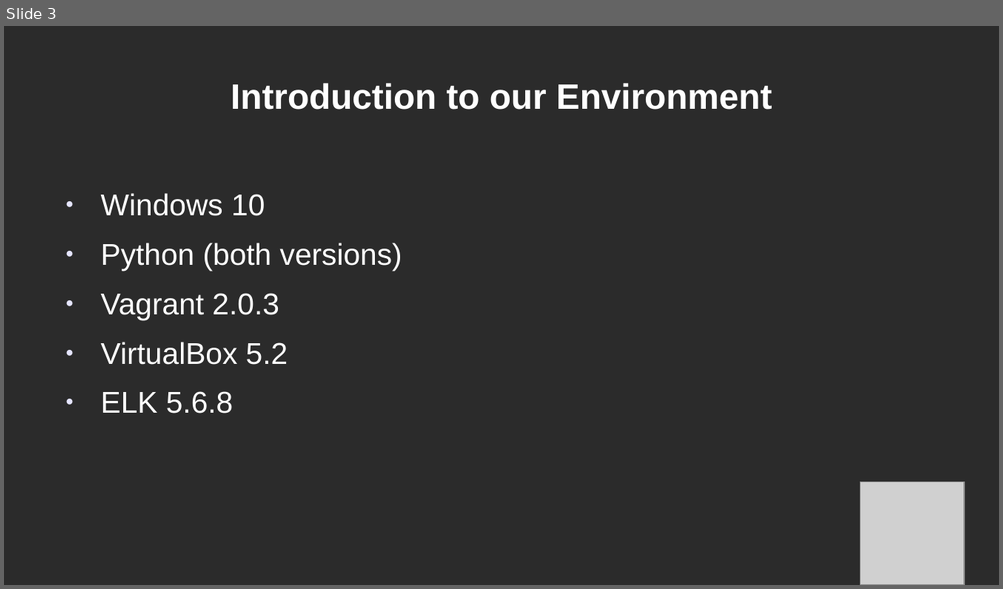
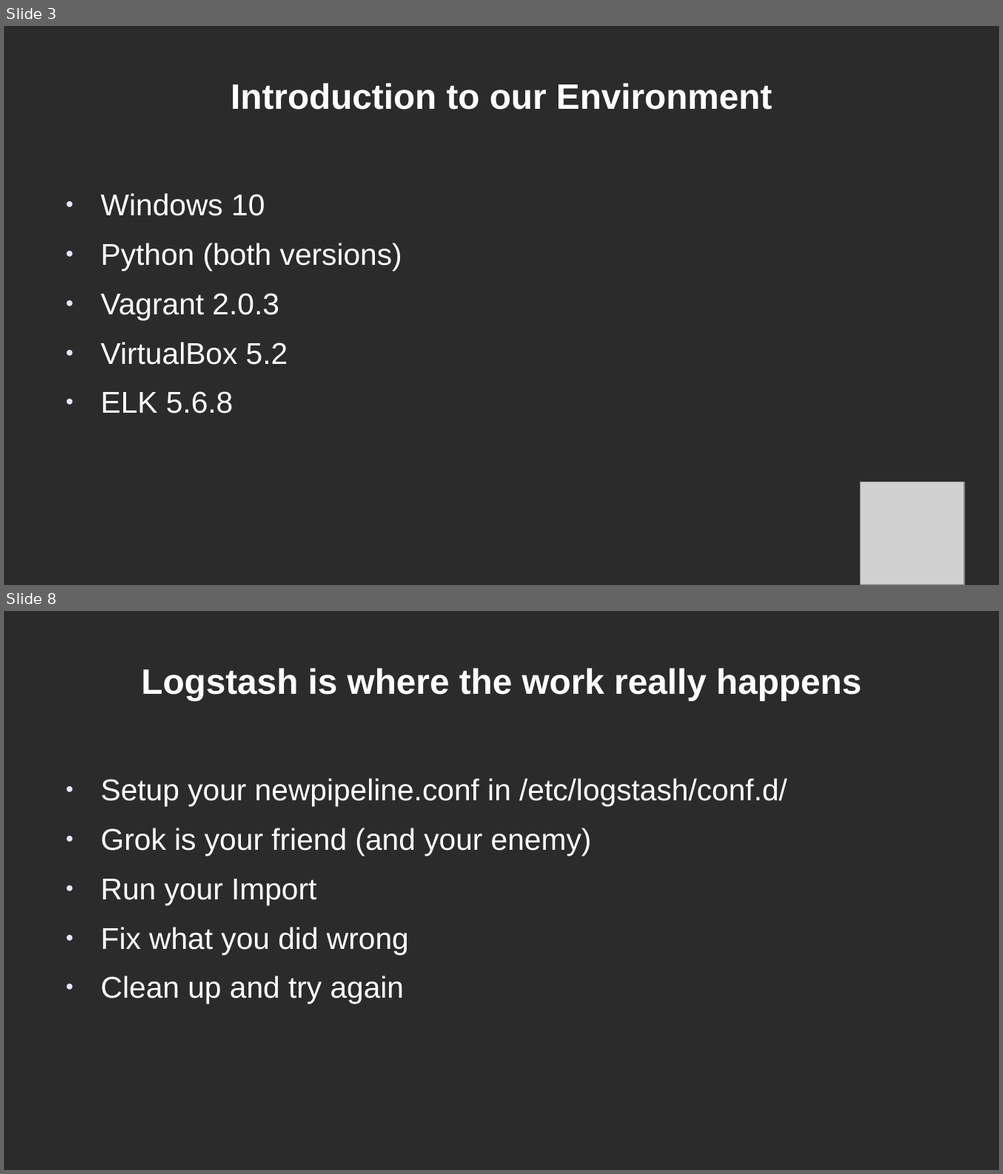
Before and after one commit to j0nny55555/elk101, a slide deck: elk101.odp. Shown one above the other, each under a label of ours: slide 3 before the commit, slides 3 and 8 after it; the slides between them are not shown. The pictures are 1003x589 and 1003x1174 pixels, drawn with LibreOffice and Linux fonts; fonts in the diff are those of the drawing; grey boxes stand for pictures; background and template pictures are left out; a plain dark background stands for a picture behind light text. Boxes give left, top, right and bottom in pixels: in the first picture for what was removed or moved away, otherwise in the second. Text is boxed around its words. In the diff, an @@ line names an element or a change of style, - is before the commit and + after.

Commit message:
Added more README details and
Got some pipelines for syslog figured out, not tested yet, need to finish an import

```diff
--- a/elk101.odp
+++ b/elk101.odp
@@ slide 8 added at <box>4,611,999,1170</box>, background picture (left out) @@
@@ title added at <box>141,668,861,701</box>, 25.6 pt, text #FFFFFF, bold @@
+Logstash is where the work really happens
@@ text added at <box>101,778,787,1004</box>, 21.8 pt, text #FFFFFF @@
+● Setup your newpipeline.conf in /etc/logstash/conf.d/
+● Grok is your friend (and your enemy)
+● Run your Import
+● Fix what you did wrong
+● Clean up and try again
```
Also in this commit, not shown: 2 slides changed, 3 other slides added, 1 slide removed, 4 other files.
